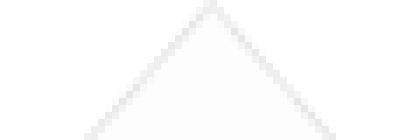
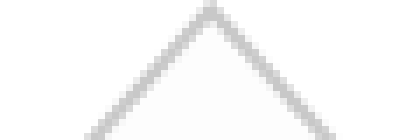
Layer changes from the first (420, 140) image to the second:
pixels changed over [84, 0, 336, 140] (layer not identified)
